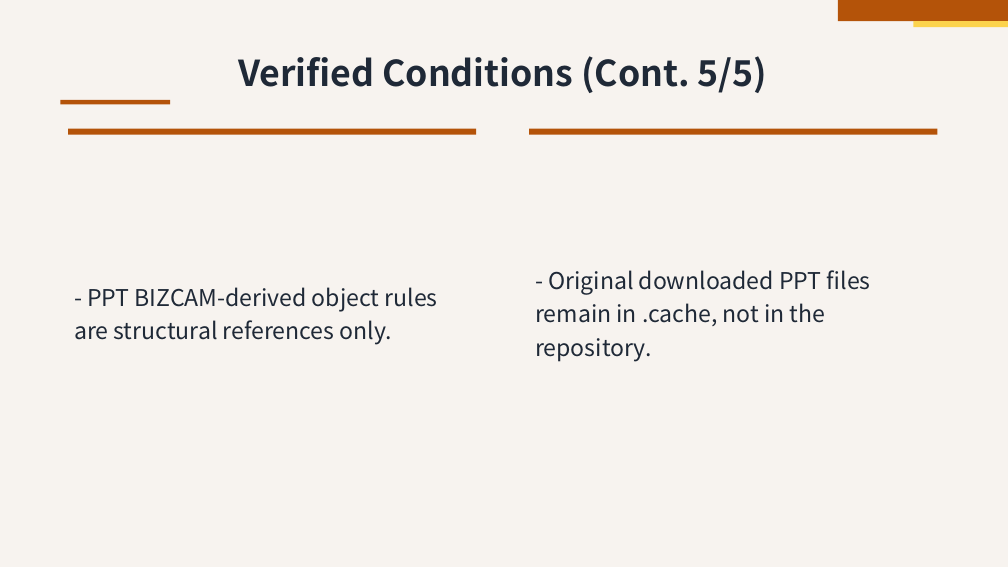
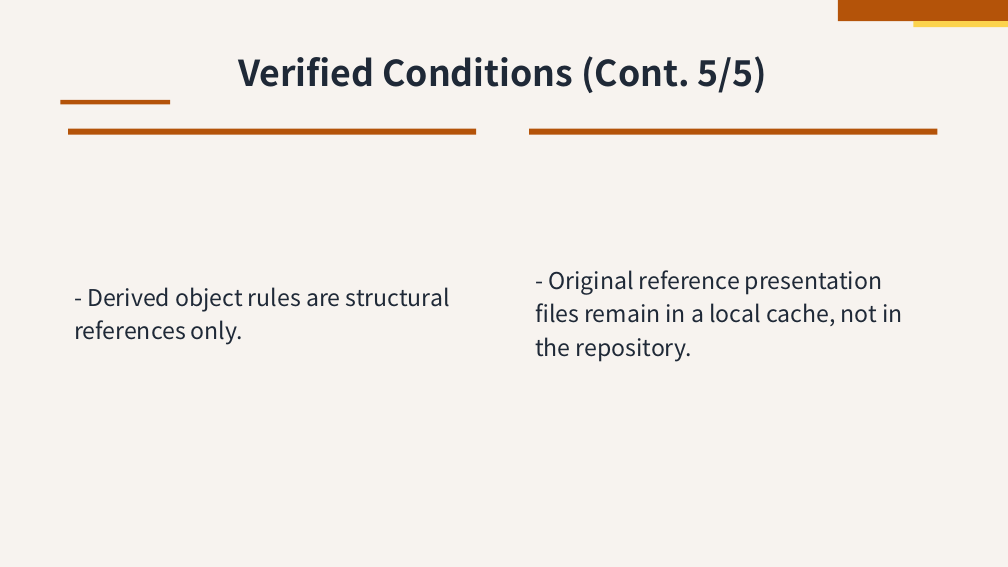
Before and after one commit to ch040602/mdpr-skill, a slide deck: slide 8 of artifacts/release-check/build/deck.pptx. Drawn at 1008x567 pixels with LibreOffice and Linux fonts; fonts in the diff are those of the drawing. Boxes give left, top, right and bottom in pixels: in the first picture for what was removed or moved away, otherwise in the second. Text is boxed around its words. In the diff, an @@ line names an element or a change of style, - is before the commit and + after.

Commit message:
chore: scrub reference source identifiers from artifacts

```diff
--- a/artifacts/release-check/build/deck.pptx
+++ b/artifacts/release-check/build/deck.pptx
@@ text at <box>74,287,450,345</box>: text changed @@
-- PPT BIZCAM-derived object rules are structural references only.
+- Derived object rules are structural references only.
@@ text at <box>535,270,902,361</box>: text changed @@
-- Original downloaded PPT files remain in .cache, not in the repository.
+- Original reference presentation files remain in a local cache, not in the repository.
```
Also in this commit, not shown: 9 other slides changed, 3 other files.
